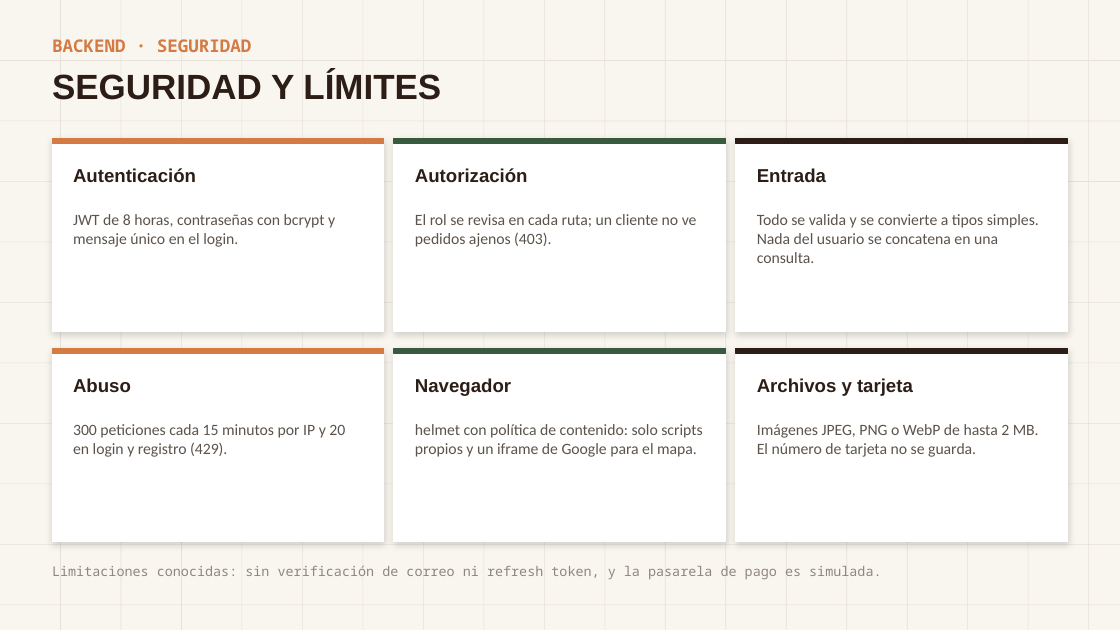
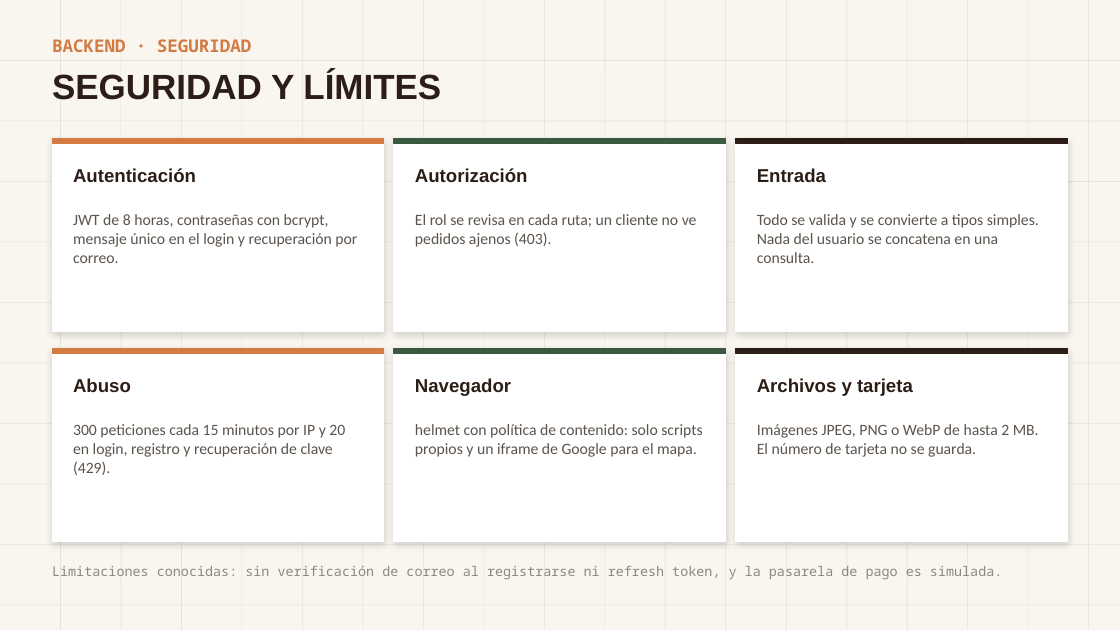
Before and after one commit to Pagina-Brookies/Pagina_Brookies, a slide deck: slide 6 of docs/Grupo20-BrookiesCoffee-Presentacion-Entrega2.pptx. Drawn at 1120x630 pixels with LibreOffice and Linux fonts; fonts in the diff are those of the drawing. Boxes give left, top, right and bottom in pixels: in the first picture for what was removed or moved away, otherwise in the second. Text is boxed around its words. In the diff, an @@ line names an element or a change of style, - is before the commit and + after.

```diff
--- a/docs/Grupo20-BrookiesCoffee-Presentacion-Entrega2.pptx
+++ b/docs/Grupo20-BrookiesCoffee-Presentacion-Entrega2.pptx
@@ text at <box>73,214,357,263</box>: text changed @@
-JWT de 8 horas, contraseñas con bcrypt y mensaje único en el login.
+JWT de 8 horas, contraseñas con bcrypt, mensaje único en el login y recuperación por correo.
@@ text at <box>73,424,345,475</box>: text changed @@
-300 peticiones cada 15 minutos por IP y 20 en login y registro (429).
+300 peticiones cada 15 minutos por IP y 20 en login, registro y recuperación de clave (429).
@@ text at <box>52,566,1002,579</box>: text changed @@
-Limitaciones conocidas: sin verificación de correo ni refresh token, y la pasarela de pago es simulada.
+Limitaciones conocidas: sin verificación de correo al registrarse ni refresh token, y la pasarela de pago es simulada.
```
Also in this commit, not shown: 5 other slides changed, 1 slide added, 1 other file.
